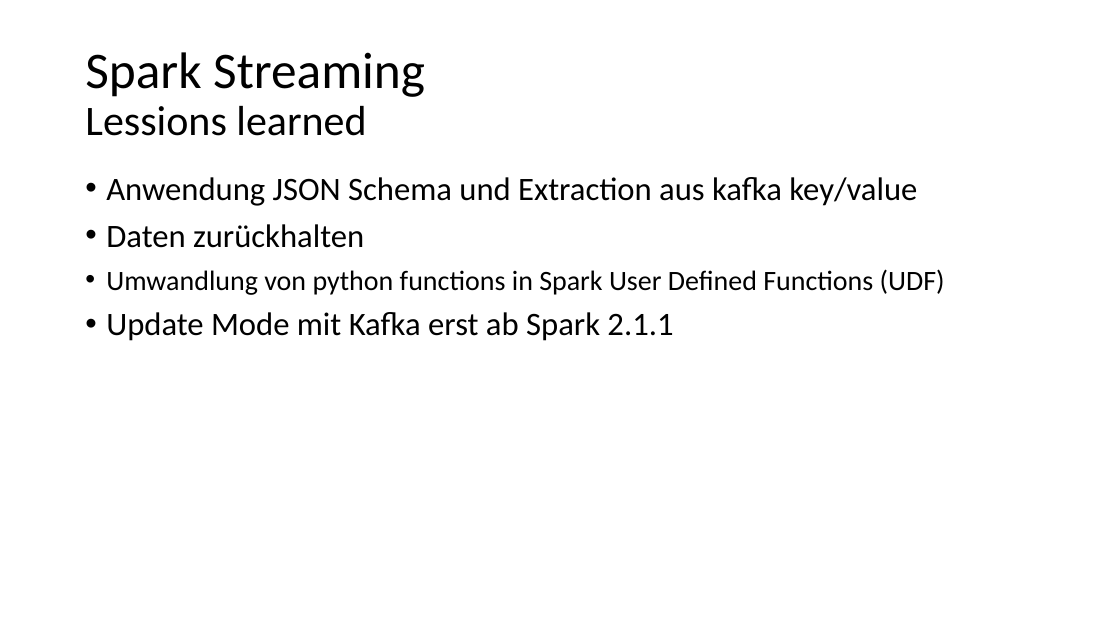
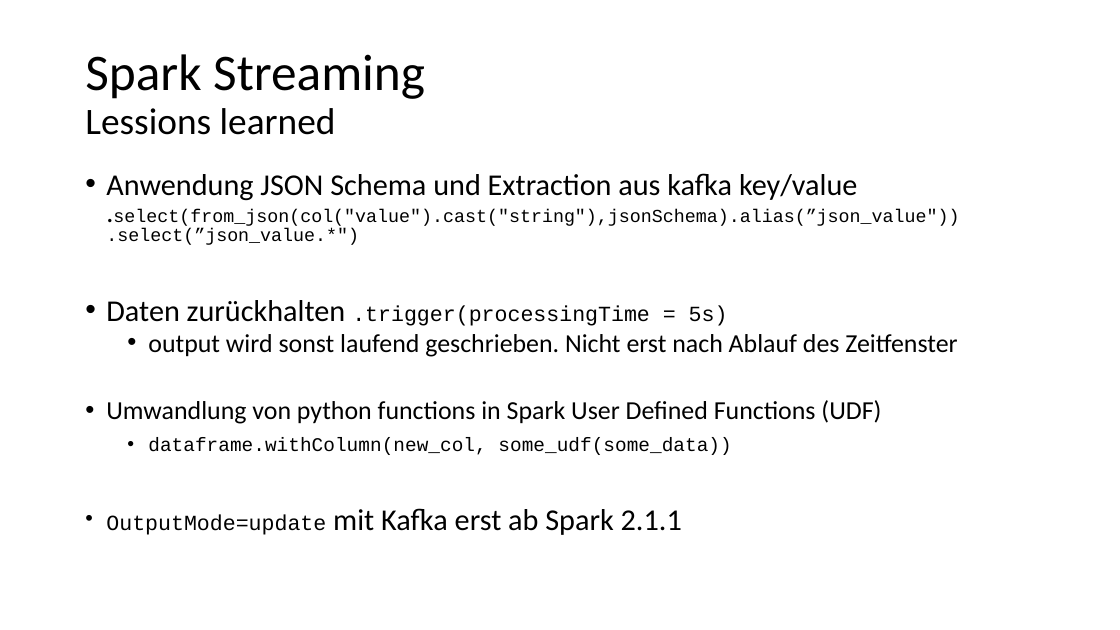
Before and after one commit to canclini/worldfeed, a slide deck: slide 8 of documentation/Spark_Worldfeed.pptx. Drawn at 1120x630 pixels with LibreOffice and Linux fonts; fonts in the diff are those of the drawing. Boxes give left, top, right and bottom in pixels: in the first picture for what was removed or moved away, otherwise in the second. Text is boxed around its words. In the diff, an @@ line names an element or a change of style, - is before the commit and + after.

```diff
--- a/documentation/Spark_Worldfeed.pptx
+++ b/documentation/Spark_Worldfeed.pptx
@@ title "Spark Streaming Lessions learned" at box(85, 54, 425, 135): size 36 to 32 pt in "Lessions learned" @@
@@ text at box(106, 173, 959, 357): text changed; size 28 to 15.7 pt @@
-• Anwendung JSON Schema und Extraction aus kafka key/value
-• Daten zurückhalten
+• Anwendung JSON Schema und Extraction aus kafka key/value
+  .select(from_json(col("value").cast("string"),jsonSchema).alias(”json_value"))
+  .select(”json_value.*")
+• Daten zurückhalten .trigger(processingTime = 5s)
+  • output wird sonst laufend geschrieben. Nicht erst nach Ablauf des Zeitfenster
@@ text at box(106, 400, 881, 424): size 24 to 22.2 pt in "Umwandlung von python functions in Spark User ..."; line spacing 0.9 to 0.8 @@
@@ text at box(106, 437, 731, 535): text changed; size 28 to 16.6 pt; font Calibri to Courier New @@
-• Update Mode mit Kafka erst ab Spark 2.1.1
+    • dataframe.withColumn(new_col, some_udf(some_data))
+• OutputMode=update mit Kafka erst ab Spark 2.1.1
```
Also in this commit, not shown: 5 other slides changed, 1 slide removed, 1 other file.
